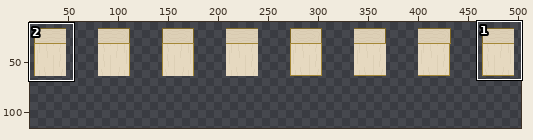
File history of a pixel-art file, assets/sprites/environment/inside-tiles.aseprite. The picture above shows the old version from afar; the outline marks the close-up.
Close-up. Before:
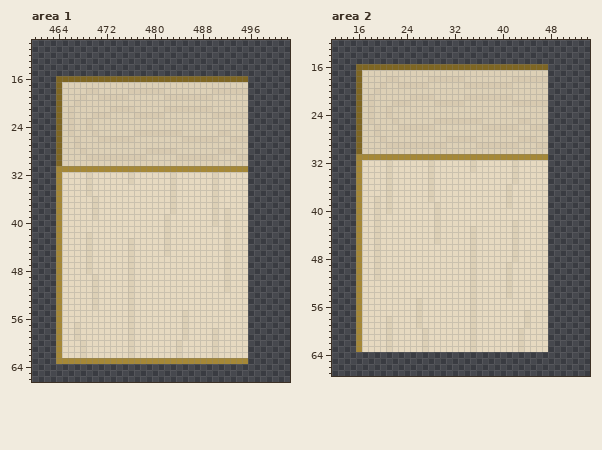
640x640 pixels, 1 frame. Shown: area 1: x 460..502, y 10..66; area 2: x 12..54, y 12..67. The wide view leaves out empty margins. The commit also changed other parts of the picture, which this record leaves out.
Now the later version:
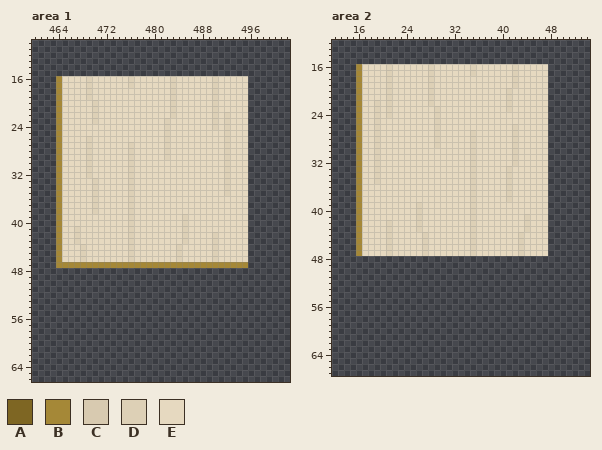
Palette (. is transparent): A #7e6623  B #a58837  C #d8cab0  D #ddd0b6  E #e6d9c0
What changed:
Changed rows in their new state; - is an unchanged pixel.
Area 1:
first column x 464:
16 BEEEEDEEEEEEDEEEEEEDEEEEEEDEEEEE
17 BEEEE-EEEEEE-EEEEEE-EEEEEE-EEEEE
18 BEEEEDEEEEEEEEEEEEE-EEEEEEDEEEEE
19 BEEEE-EEEEEEEEEEEEEDEEEEEE-EEEEE
20 BEEEEE-EEEEEEEEEEEE-EEEEEE-EEEEE
21 BEEEEE-EEEEEEEEEEEEDEEEEEE-EEEEE
22 BEEEEEDEEEEEEEEEEEE-EEEEEEDEDEEE
23 BEEEEE-EEEEEEEEEEE-EEEEEEE-E-EEE
24 BEEEEEEEEEEEEEEEEE-EEEEEEE-E-EEE
25 BEEEEEEEEEEEEEEEEEDEEEEEEEEEDEEE
26 BEEEE-EEEEEEEEEEEE-EEEEEEEEE-EEE
27 BEEEE-EEEEEE-EEEEE-EEEEEEEEE-EEE
28 BEEEE-EEEEEE-EEEEEDEEEEEEEEEDEEE
29 BEEEEDEEEEEEDEEEEE-EEEEEEEEE-EEE
30 BEEEE-EEEEEE-EEEEEEEEEEEEEEE-EEE
31 -EEEEDEEEEEEDEEEEEEEEEEEEEEEDEEE
32 -------------------E------E-D---
33 -----ED------------E------E-D---
34 -----ED-----D------E------E-D---
35 -----ED-----D------E------E-D---
36 ------------D------E------E-----
37 ------------D------E------E-----
38 ------------D------E------E-E---
39 ------E-----D-----E--D----E-E---
40 ------------D-----E--D----E-E---
41 ---D--------D-----E--D------E---
42 ---D-E------D-----E--D----D-E---
43 ---D-E------------E--D----D-E---
44 ----DE------------E-D-----D-E---
45 ----DE------------E-D-----D-E---
46 ----DE--------------D-----D-E---
47 -BBBBBBBBBBBBBBBBBBBBBBBBBBBBBBB
48 ................................
49 ................................
50 ................................
51 ................................
52 ................................
53 ................................
54 ................................
55 ................................
56 ................................
57 ................................
58 ................................
59 ................................
60 ................................
61 ................................
62 ................................
63 ................................
Area 2:
first column x 16:
16 BEEEEDEEEEEEDEEEEEEDEEEEEEDEEEEE
17 BEEEE-EEEEEE-EEEEEE-EEEEEE-EEEEE
18 BEEEEDEEEEEEDEEEEEEEEEEEEEDEEEEE
19 BEEEE-EEEEEE-EEEEEEEEEEEEE-EEEEE
20 BEEEE-EEEEEE-EEEEEEEEEEEE-EEEEEE
21 BEEEE-EEEEEEDEEEEEEEEEEEEDEEEEEE
22 BEE-E-EEEEEE-EEEEEEEEEEEE-EEEEEE
23 BEE-EDEEEEEEE-EEEEEEEEEEE-EEEEEE
24 BEE-EDEEEEEEE-EEEEEEEEEEEEEEEEEE
25 BEE-EEEEEEEEEDEEEEEEEEEEEEEEEEEE
26 BEEDEEEEEEEEE-EEEEEEEEEEEEDEEEEE
27 BEEDEEEEEEEEE-EEEEE-EEEEEE-EEEEE
28 BEE-EEEEEEEEE-EEEEEDEEEEEE-EEEEE
29 BEE-EEEEEEEEEDEEEEE-EEEEEEDEEEEE
30 BEE-EEEEEEEEEEEEEEE-EEEEEE-EEEEE
31 -EEDEEEEEEEEEEEEEEEDEEEEEEDEEEEE
32 ---D-E------E-------------------
33 ---D-E------E------------DE-----
34 ---D-E------E------D-----DE-----
35 ---D-E------E------D-----DE-----
36 -----E------E------D------------
37 -----E------E------D------------
38 ---E-E------E------D------------
39 ---E-E----D--E-----D-----E------
40 ---E-E----D--E-----D------------
41 ---E------D--E-----D--------D---
42 ---E-D----D--E-----D------E-D---
43 ---E-D----D--E------------E-D---
44 ---E-D-----D-E------------ED----
45 ---E-D-----D-E------------ED----
46 ---E-D-----D--------------ED----
47 ---E-D-----D--------------ED----
48 ................................
49 ................................
50 ................................
51 ................................
52 ................................
53 ................................
54 ................................
55 ................................
56 ................................
57 ................................
58 ................................
59 ................................
60 ................................
61 ................................
62 ................................
63 ................................
Pixel boxes of the changes (left, top, right, bottom) in both close-ups:
changed: (56, 76, 248, 364)
changed: (356, 64, 548, 352)
